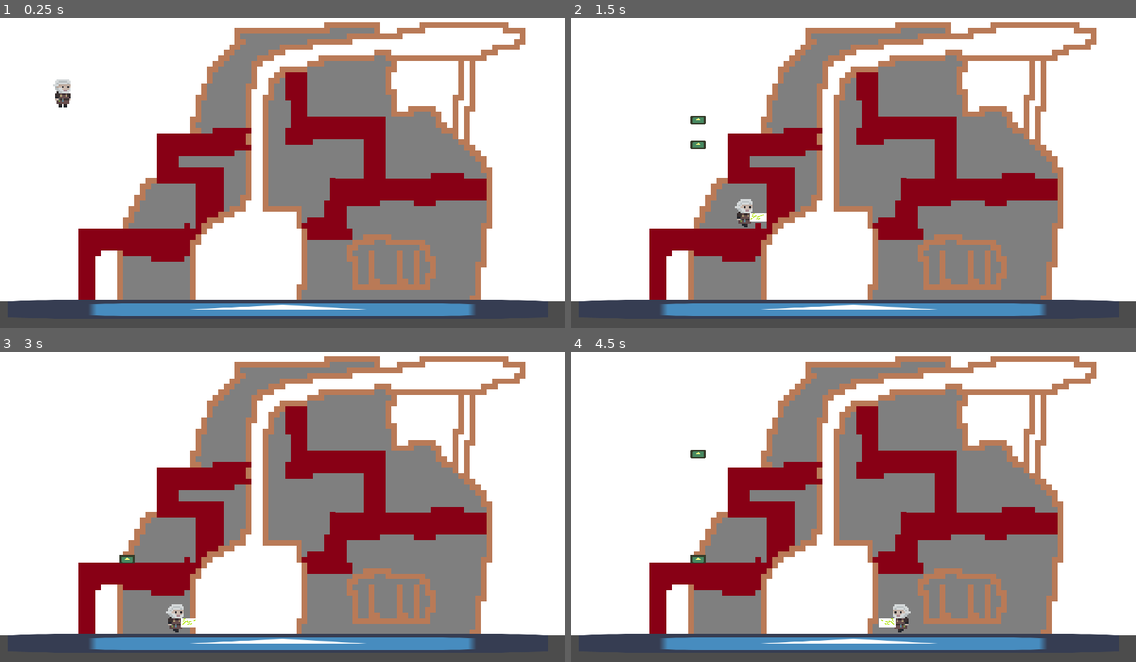
Above: before the commit, frames 1-4 (two rows, left to right).
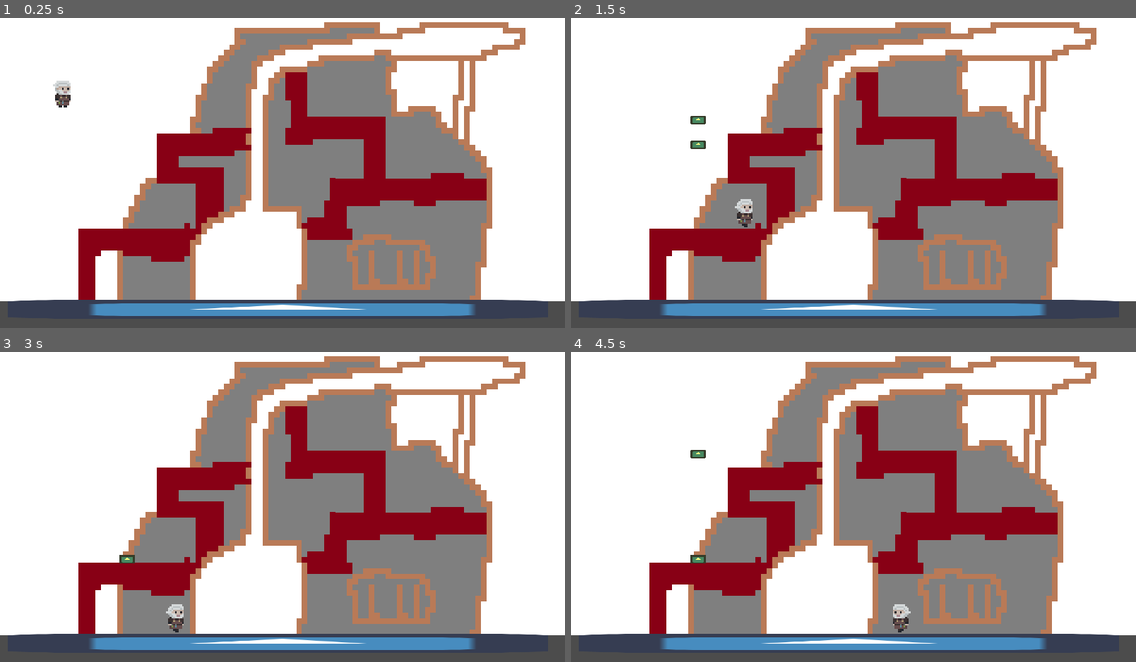
Above: after the commit, the same moments.

Repository: DerGernTod/minijam85
Game: Godot game, scene res://Main.tscn
Same seed, same stepped clock (60 frames per second), same inputs: the game is played once before the commit and once after it. The engine's default icon, where the game draws it, is replaced by a stand-in: a white triangle on a blue panel in a dark square.
Inputs:
- Up to frame 1 (0.25 s): no input
- Up to frame 2 (1.5 s): tap Enter (ui_accept) at 0.5, 0.77 s; hold Right (ui_right) from 0.53 s (still down); tap W (interact) at 0.6 s; tap Q (shoot) at 1.35 s
- Up to frame 3 (3 s): tap Enter (ui_accept) at 1.52 s; release Right (ui_right) at 2.03 s; hold Left (ui_left) 2.03-2.78 s; tap W (interact) at 2.1 s; hold Right (ui_right) from 2.78 s (still down); tap Q (shoot) at 2.85 s
- Up to frame 4 (4.5 s): tap Enter (ui_accept) at 3.02, 3.77 s; tap W (interact) at 3.6 s; release Right (ui_right) at 4.28 s; hold Left (ui_left) from 4.28 s (still down); tap Q (shoot) at 4.35 s

The runs differ from the first frame. In frame 1, 0.2% of the frame differs, in the area x 9-13%, y 19-29%; in frame 2, less than 0.1%; in frame 3, less than 0.1%; in frame 4, less than 0.1%.

Commit message:
damagable and repairable

Diff:
--- a/clock/Clock.gd
+++ b/clock/Clock.gd
@@ -7,7 +7,16 @@
 var current_time = MAX_TIME
 
 func _ready() -> void:
-	pass # Replace with function body.
+	set_physics_process(false)
+
+
+func change_time(time: float) -> void:
+	if current_time + time >= MAX_TIME:
+		set_physics_process(false)
+		visible = false
+	current_time = clamp(current_time + time, 0, MAX_TIME)
+	# update frame even if physics process is false
+	_physics_process(0)
 
 
 func _physics_process(delta: float) -> void:
--- a/clock/Clock.tscn
+++ b/clock/Clock.tscn
@@ -45,6 +45,6 @@
 
 [node name="Clock" type="AnimatedSprite"]
 position = Vector2( 43.2636, 31.0899 )
-scale = Vector2( 8, 8 )
+scale = Vector2( 19, 19 )
 frames = SubResource( 13 )
 script = ExtResource( 2 )
--- a/machine/damagable_part/DamagablePart.gd
+++ b/machine/damagable_part/DamagablePart.gd
@@ -1,10 +1,32 @@
 extends Area2D
+class_name DamagablePart
 
-var player_body = null
+signal destroyed
+
+onready var clock = $Clock
+onready var sprite = $AnimatedSprite
+
+var player_body: Player = null
 
 func _ready() -> void:
 	connect("body_entered", self, "_body_entered")
 	connect("body_exited", self, "_body_exited")
+	clock.connect("timeout", self, "_clock_timed_out")
+	clock.visible = false
+
+
+func apply_damage() -> void:
+	sprite.frame = max(sprite.frame, 1)
+	clock.change_time(-1)
+	clock.visible = true
+	clock.set_physics_process(true)
+	if player_body:
+		player_body.can_use_repair = true
+
+
+func _clock_timed_out() -> void:
+	sprite.frame = 2
+	emit_signal("destroyed")
 
 
 func _body_entered(body: Node) -> void:
@@ -22,8 +44,10 @@
 
 
 func _repair_started() -> void:
+	clock.set_physics_process(false)
 	print("part repair started")
 	# do repair stuff
 	yield(player_body, "repair_completed")
-	# do other repair stuff
-	print("part repair completed")
+	clock.set_physics_process(true)
+	sprite.frame = 0
+	clock.change_time(30.0)
--- a/machine/damagable_part/DamagablePart.tscn
+++ b/machine/damagable_part/DamagablePart.tscn
@@ -1,9 +1,10 @@
-[gd_scene load_steps=7 format=2]
+[gd_scene load_steps=8 format=2]
 
 [ext_resource path="res://machine/damagable_part/parts/oven_damaged.png" type="Texture" id=1]
 [ext_resource path="res://machine/damagable_part/parts/oven_healthy.png" type="Texture" id=2]
 [ext_resource path="res://machine/damagable_part/parts/oven_destroyed.png" type="Texture" id=3]
 [ext_resource path="res://machine/damagable_part/DamagablePart.gd" type="Script" id=4]
+[ext_resource path="res://clock/Clock.tscn" type="PackedScene" id=5]
 
 [sub_resource type="RectangleShape2D" id=1]
 extents = Vector2( 194.061, 126.269 )
@@ -25,3 +26,6 @@
 [node name="AnimatedSprite" type="AnimatedSprite" parent="."]
 scale = Vector2( 19, 19 )
 frames = SubResource( 2 )
+
+[node name="Clock" parent="." instance=ExtResource( 5 )]
+position = Vector2( 151.207, -93.0123 )
--- a/player/Player.gd
+++ b/player/Player.gd
@@ -32,7 +32,7 @@
 func _trigger_lightning() -> void:
 	lightning.set_active(true)
 	lightning_active = true
-	yield(get_tree().create_timer(1), "timeout")
+	yield(get_tree().create_timer(0.1), "timeout")
 	lightning.set_active(false)
 	lightning_active = false
 
@@ -68,8 +68,10 @@
 	velocity.x = lerp(velocity.x, 0, delta * damping)
 
 	if velocity.x > 4:
+		lightning.look_right(true)
 		sprite.scale.x = init_sprite_scale.x
 	if velocity.x < -4:
+		lightning.look_right(false)
 		sprite.scale.x = -init_sprite_scale.x
 
 	velocity += gravity_vector * gravity_magnitude * GRAVITY_SCALE * delta
--- a/player/Player.tscn
+++ b/player/Player.tscn
@@ -18,7 +18,8 @@
 position = Vector2( 0, -45 )
 scale = Vector2( 6, 6 )
 frames = ExtResource( 1 )
-animation = "attack"
+animation = "idle"
+frame = 1
 playing = true
 
 [node name="CollisionShape2D" type="CollisionShape2D" parent="."]
--- a/player/PlayerSpriteFrames.tres
+++ b/player/PlayerSpriteFrames.tres
@@ -1,7 +1,16 @@
-[gd_resource type="SpriteFrames" load_steps=11 format=2]
+[gd_resource type="SpriteFrames" load_steps=14 format=2]
 
 [ext_resource path="res://player/player_walk.png" type="Texture" id=1]
 [ext_resource path="res://player/player.png" type="Texture" id=2]
+[ext_resource path="res://player/player_idle.png" type="Texture" id=3]
+
+[sub_resource type="AtlasTexture" id=10]
+atlas = ExtResource( 3 )
+region = Rect2( 0, 0, 32, 32 )
+
+[sub_resource type="AtlasTexture" id=11]
+atlas = ExtResource( 3 )
+region = Rect2( 32, 0, 32, 32 )
 
 [sub_resource type="AtlasTexture" id=2]
 atlas = ExtResource( 1 )
@@ -37,10 +46,10 @@
 
 [resource]
 animations = [ {
-"frames": [ ExtResource( 2 ) ],
+"frames": [ SubResource( 10 ), SubResource( 11 ) ],
 "loop": true,
 "name": "idle",
-"speed": 5.0
+"speed": 2.0
 }, {
 "frames": [ ExtResource( 2 ) ],
 "loop": true,
--- a/player/lightning/Lightning.gd
+++ b/player/lightning/Lightning.gd
@@ -4,35 +4,35 @@
 onready var init_sprite_scale = $Sprite.scale
 onready var col_shape = $CollisionShape2D
 onready var init_inner_pos = col_shape.position
-# Declare member variables here. Examples:
-# var a: int = 2
-# var b: String = "text"
-var prev_pos
 
 # Called when the node enters the scene tree for the first time.
 func _ready() -> void:
-	prev_pos = global_position
 	set_active(false)
+
+
+func look_right(right: bool) -> void:
+	if right:
+		col_shape.position.x = init_inner_pos.x
+		sprite.position.x = init_inner_pos.x
+		sprite.scale.x = init_sprite_scale.x
+
+	else:
+		col_shape.position.x = -init_inner_pos.x
+		sprite.position.x = -init_inner_pos.x
+		sprite.scale.x = -init_sprite_scale.x
 
 
 func set_active(active: bool) -> void:
 	set_physics_process(active)
 	sprite.visible = active
-	prev_pos = global_position
 
 
 func _physics_process(delta: float) -> void:
-	var dir = global_position - prev_pos
 	var bodies = get_overlapping_bodies()
+	var areas = get_overlapping_areas()
 	for body in bodies:
 		# todo: check for enemies
 		pass
-	if dir.x > 5:
-		col_shape.position.x = init_inner_pos.x
-		sprite.position.x = init_inner_pos.x
-		sprite.scale.x = init_sprite_scale.x
-	if dir.x < -5:
-		col_shape.position.x = -init_inner_pos.x
-		sprite.position.x = -init_inner_pos.x
-		sprite.scale.x = -init_sprite_scale.x
-	prev_pos = global_position
+	for area in areas:
+		if area is DamagablePart:
+			area.apply_damage()
--- a/project.godot
+++ b/project.godot
@@ -9,12 +9,18 @@
 config_version=4
 
 _global_script_classes=[ {
+"base": "Area2D",
+"class": "DamagablePart",
+"language": "GDScript",
+"path": "res://machine/damagable_part/DamagablePart.gd"
+}, {
 "base": "KinematicBody2D",
 "class": "Player",
 "language": "GDScript",
 "path": "res://player/Player.gd"
 } ]
 _global_script_class_icons={
+"DamagablePart": "",
 "Player": ""
 }
 
Not shown, added: player/player_idle.png.import
